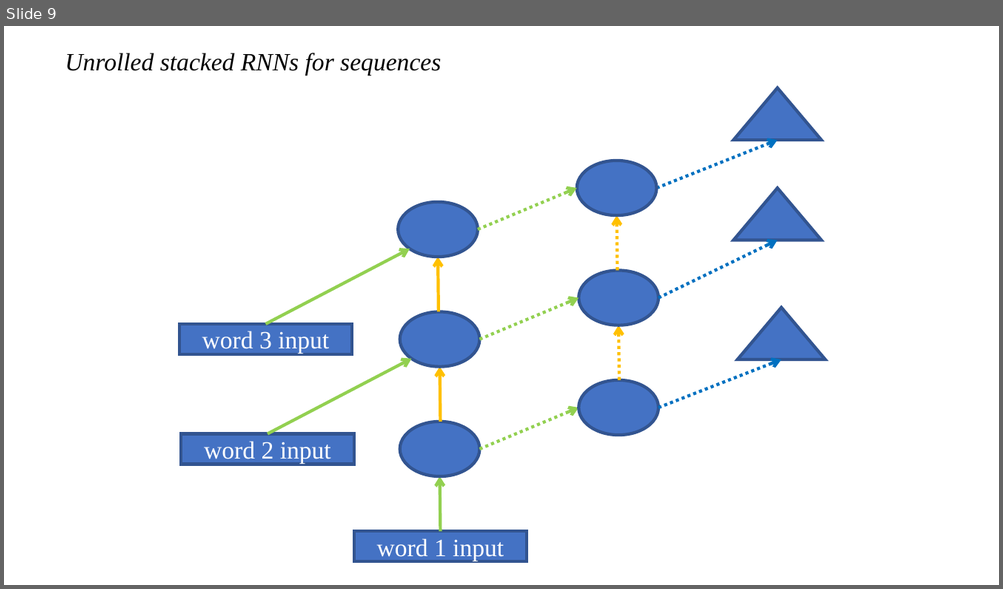
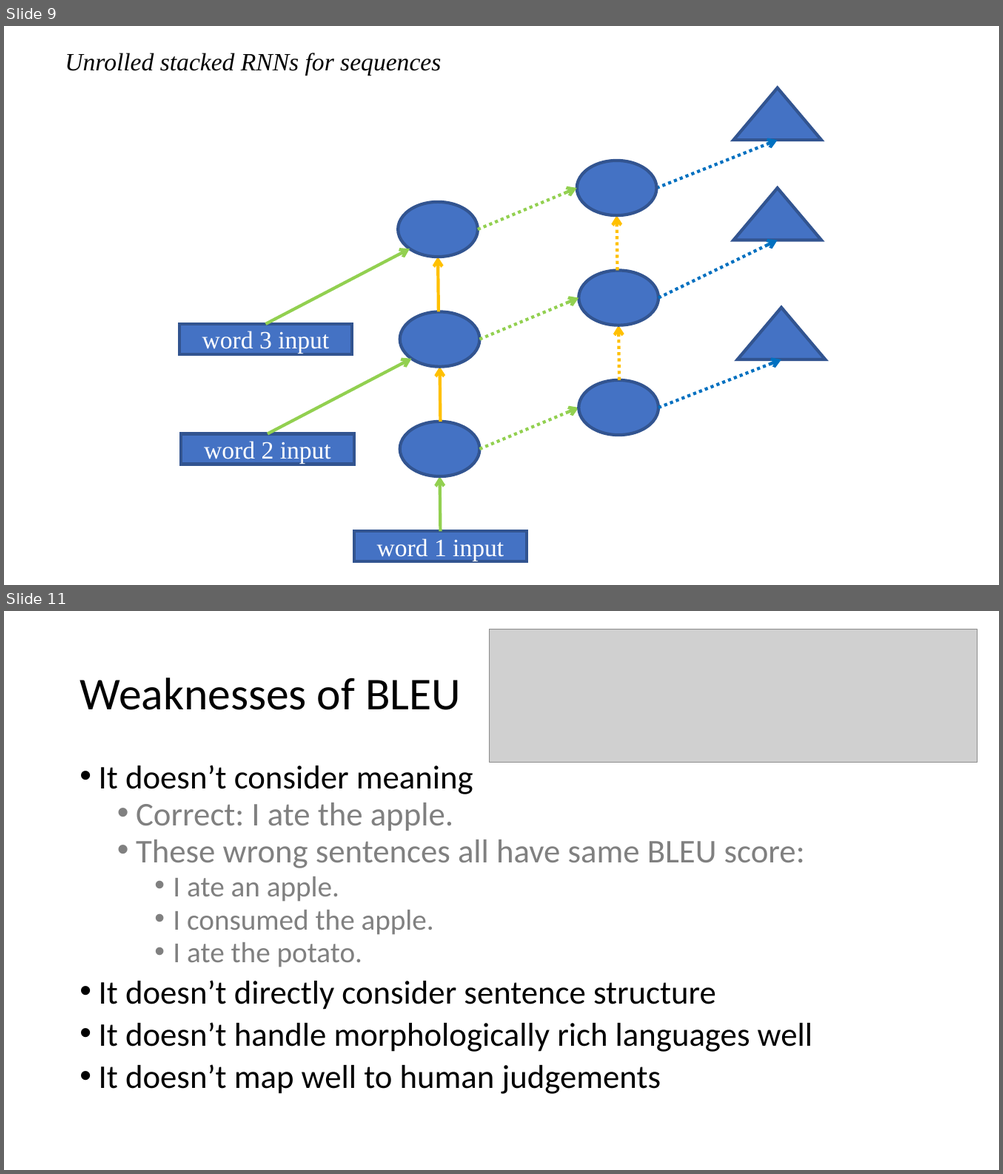
Before and after one commit to tramslegend/course-nlp, a slide deck: RNNs.pptx. Shown one above the other, each under a label of ours: slide 9 before the commit, slides 9 and 11 after it; the slides between them are not shown. The pictures are 1003x589 and 1003x1174 pixels, drawn with LibreOffice and Linux fonts; fonts in the diff are those of the drawing; grey boxes stand for pictures. Boxes give left, top, right and bottom in pixels: in the first picture for what was removed or moved away, otherwise in the second. Text is boxed around its words. In the diff, an @@ line names an element or a change of style, - is before the commit and + after.

```diff
--- a/RNNs.pptx
+++ b/RNNs.pptx
@@ slide 11 added at (4,611,999,1170), background #FFFFFF @@
@@ picture added at (489,629,976,762) @@
@@ title added at (79,678,461,710), 44 pt, text #000000 @@
+Weaknesses of BLEU
@@ text added at (99,765,813,1094), 32 pt, text #000000 @@
+• It doesn’t consider meaning
+  • Correct: I ate the apple.
+  • These wrong sentences all have same BLEU score:
+    • I ate an apple.
+    • I consumed the apple.
+    • I ate the potato.
+• It doesn’t directly consider sentence structure
+• It doesn’t handle morphologically rich languages well
+• It doesn’t map well to human judgements
```
Also in this commit, not shown: 7 other slides added, 3 other files.
